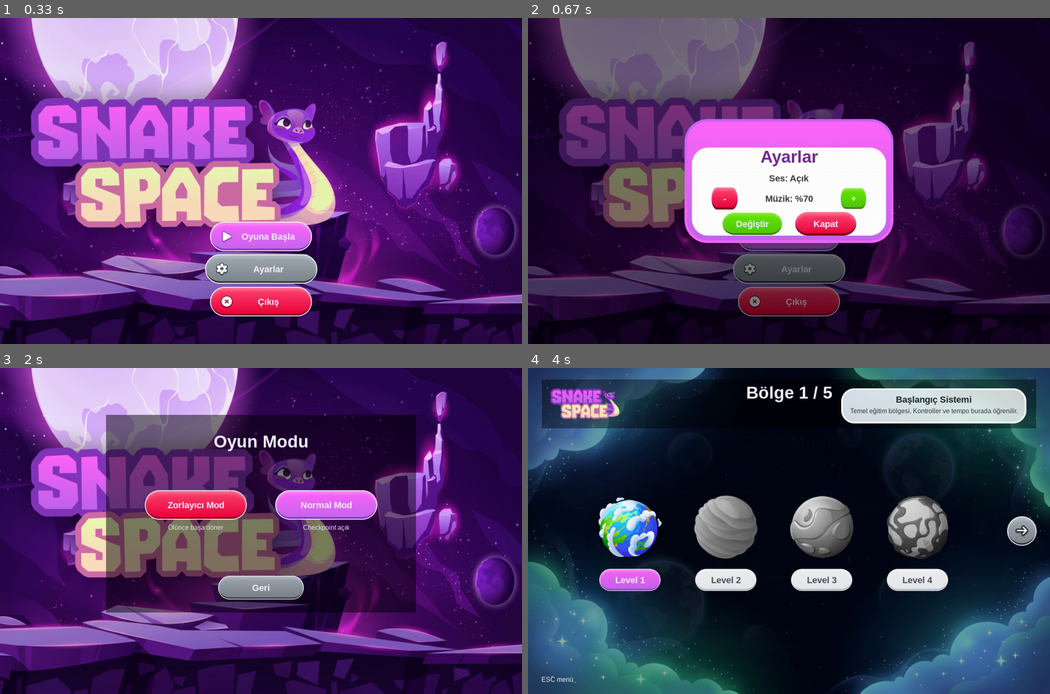
Above: before the commit, frames 1-4 (two rows, left to right).
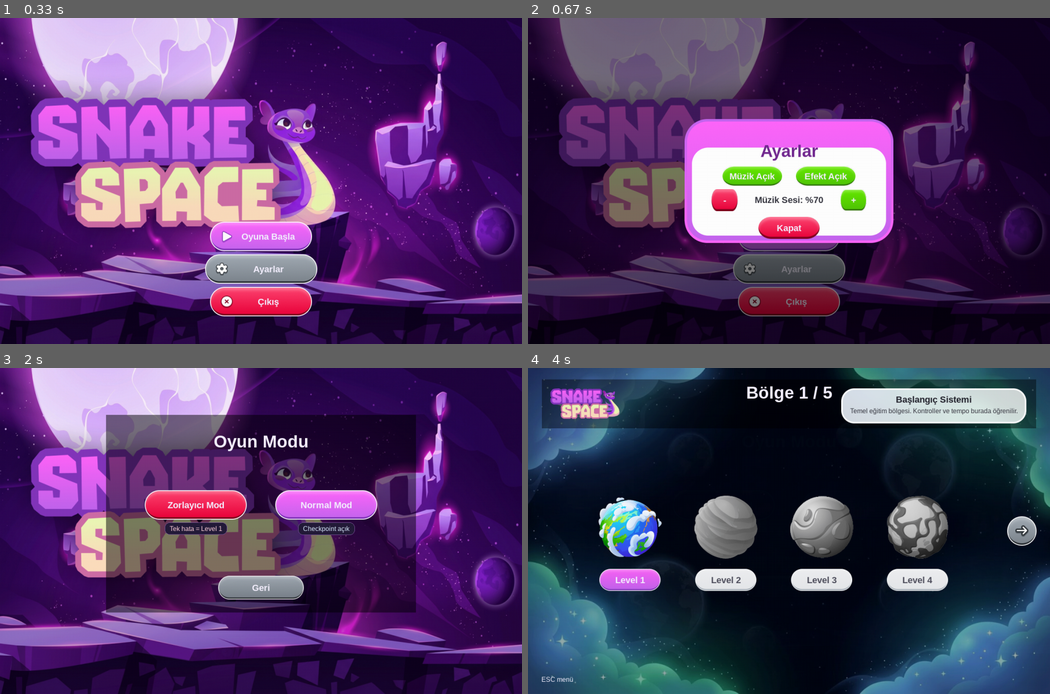
Above: after the commit, the same moments.

Repository: Orkunfbdev/Snake-Space-Pygame-Proje
Game: pygame game, started from main.py
Two runs of this game, one before a commit and one after it. Both use one fixed random seed, a clock stepped at 60 frames per second and the inputs below.
Inputs (mouse positions are in pixels of both pictures, inside the frame that each line leads up to):
- Up to frame 1 (0.33 s): no input
- Up to frame 2 (0.67 s): click "Ayarlar" at 0.38 s
- Up to frame 3 (2 s): click (297, 524) at 0.83 s; hold Esc 1.13-1.72 s; hold D 1.13-1.72 s; tap Enter at 1.75 s
- Up to frame 4 (4 s): move the mouse to (627, 482) at 2.52 s; click (627, 482) at 2.9 s; click (721, 504) at 3.8 s

Frame 1 is identical in both runs. In frame 2, 3.7% of the frame differs, in the area x 35-65%, y 38-68%; in frame 3, 0.7%; in frame 4, less than 0.1%.

Commit message:
Add pause menu and audio toggles

Diff:
--- a/KOD_ACIKLAMASI.txt
+++ b/KOD_ACIKLAMASI.txt
@@ -16,7 +16,7 @@
 
 oyun.py
 - Ana oyun sinifi buradadir.
-- Durum sistemi kullanilir: menu, mod_menu, ayarlar, cikis, level_menu, gecis, oyun, kazandin, kaybettin.
+- Durum sistemi kullanilir: menu, mod_menu, ayarlar, cikis, level_menu, gecis, oyun, pause, kazandin, kaybettin.
 - Oyuna baslarken normal mod veya zorlayici mod secilir.
 - Normal modda level baslangic puani checkpoint olarak tutulur; kaybedince ayni level bu puanla tekrar baslar.
 - Zorlayici modda oyun daha hizli ve daha engellidir; kaybedince puan ve acilan leveller sifirlanir.
@@ -26,6 +26,8 @@
 - Yilan kare sprite olarak degil, kalin yuvarlak pygame cizgileriyle tek parca gibi cizilir.
 - Menu muzigi ana ekranda surekli calar; oyun baslayinca 10 saniye sonra durur.
 - Oyun basladiktan sonra menu muzigi bir anda kesilmez, 2 saniyede yavasca kisilir.
+- ESC oyun icinde pause ekranini acar; pause suresi skor zamanindan sayilmaz.
+- Ayarlar ekraninda muzik ve efektler ayri acilip kapatilabilir.
 - Ayarlar ekranindaki - ve + tuslari menu muziginin ses seviyesini degistirir.
 - Level gecis animasyonu baslarken gecis sesi bir kez calar; animasyon suresi bu sese gore ayarlanir.
 - Kaybedince game over sesi bir kez calar.
--- a/NASIL_CALISTIRILIR.txt
+++ b/NASIL_CALISTIRILIR.txt
@@ -9,7 +9,12 @@
 Kontroller:
 W A S D veya ok tuslari: yon degistir
 R: leveli yeniden baslat
-ESC: level menuye don
+ESC: oyunu duraklat
+
+Pause menusu:
+Devam Et: oyuna geri don
+Ayarlar: muzik ve efekt ayarlarini ac
+Lobiye Don: level menusu ekranina don
 
 Level menu:
 Sag ok tusu veya ekrandaki ok: sonraki bolge
--- a/oyun.py
+++ b/oyun.py
@@ -47,8 +47,11 @@
         self.level_puan_baslangic = 0
         self.rekor = 0
         self.ses_acik = True
+        self.efekt_acik = True
         self.muzik_ses = 0.70
         self.kazandi = False
+        self.ayarlar_donus = "menu"
+        self.pause_zamani = 0
         self.gecis_basla = 0
         self.gecis_level = 1
         self.gecis_puan = None
@@ -104,16 +107,30 @@
 
     def kaybetme_sesi_cal(self):
         self.menu_muzigi_durdur()
-        if self.ses_acik and self.ses_hazir and self.game_over_sesi:
+        if self.efekt_acik and self.ses_hazir and self.game_over_sesi:
             self.game_over_sesi.play()
 
     def level_gecis_sesi_cal(self):
-        if self.ses_acik and self.ses_hazir and self.level_gecis_sesi:
+        if self.efekt_acik and self.ses_hazir and self.level_gecis_sesi:
             self.level_gecis_sesi.stop()
             self.level_gecis_sesi.set_volume(1)
             if self.menu_caliyor:
                 pygame.mixer.music.set_volume(self.muzik_ses * 0.35)
             self.level_gecis_sesi.play()
+
+    def pause_baslat(self):
+        if self.durum == "oyun":
+            self.pause_zamani = time.time()
+            self.durum = "pause"
+
+    def pause_bitir(self):
+        if self.pause_zamani:
+            gecen = time.time() - self.pause_zamani
+            self.baslama += gecen
+            if self.elma_yeri:
+                self.elma_zamani += gecen
+        self.pause_zamani = 0
+        self.durum = "oyun"
 
     def muzik_sesi_degistir(self, miktar):
         self.muzik_ses = max(0, min(1, round(self.muzik_ses + miktar, 2)))
@@ -281,18 +298,30 @@
                 self.sonraki = yonler[tus]
                 return True
             if tus == pygame.K_ESCAPE:
-                self.durum = "level_menu"
-                self.menu_muzigi_baslat()
+                self.pause_baslat()
                 return True
             if tus == pygame.K_r:
                 self.level_baslat(self.level, self.level_puan_baslangic)
+                return True
+        if self.durum == "pause":
+            if tus in (pygame.K_ESCAPE, pygame.K_RETURN, pygame.K_SPACE):
+                self.pause_bitir()
+                return True
+            if tus == pygame.K_a:
+                self.ayarlar_donus = "pause"
+                self.durum = "ayarlar"
+                return True
+            if tus == pygame.K_l:
+                self.durum = "level_menu"
+                self.menu_muzigi_baslat()
                 return True
         if self.durum in ("kazandin", "kaybettin") and tus in (pygame.K_RETURN, pygame.K_SPACE, pygame.K_r):
             self.sonuc_devam()
             return True
         if tus == pygame.K_ESCAPE and self.durum in ("ayarlar", "cikis"):
-            self.durum = "menu"
-            self.menu_muzigi_baslat()
+            self.durum = self.ayarlar_donus if self.durum == "ayarlar" else "menu"
+            if self.durum == "menu":
+                self.menu_muzigi_baslat()
             return True
         return False
 
@@ -302,6 +331,7 @@
                 self.durum = "mod_menu"
                 self.menu_muzigi_baslat()
             elif self.settings_rect.collidepoint(pos):
+                self.ayarlar_donus = "menu"
                 self.durum = "ayarlar"
             elif self.exit_rect.collidepoint(pos):
                 self.durum = "cikis"
@@ -327,13 +357,21 @@
                     self.gecis_baslat(level, puan)
                     return True
         if self.durum == "ayarlar":
-            if self.settings_save.collidepoint(pos):
+            if self.music_toggle.collidepoint(pos):
                 self.ses_acik = not self.ses_acik
                 if self.ses_acik:
                     self.menu_muzigi_baslat()
                 else:
                     self.menu_muzigi_durdur()
                 return True
+            if self.effects_toggle.collidepoint(pos):
+                self.efekt_acik = not self.efekt_acik
+                if not self.efekt_acik:
+                    if self.game_over_sesi:
+                        self.game_over_sesi.stop()
+                    if self.level_gecis_sesi:
+                        self.level_gecis_sesi.stop()
+                return True
             if self.volume_down.collidepoint(pos):
                 self.muzik_sesi_degistir(-0.10)
                 return True
@@ -341,7 +379,20 @@
                 self.muzik_sesi_degistir(0.10)
                 return True
             if self.settings_close.collidepoint(pos):
-                self.durum = "menu"
+                self.durum = self.ayarlar_donus
+                if self.durum == "menu":
+                    self.menu_muzigi_baslat()
+                return True
+        if self.durum == "pause":
+            if self.pause_resume_rect.collidepoint(pos):
+                self.pause_bitir()
+                return True
+            if self.pause_settings_rect.collidepoint(pos):
+                self.ayarlar_donus = "pause"
+                self.durum = "ayarlar"
+                return True
+            if self.pause_lobby_rect.collidepoint(pos):
+                self.durum = "level_menu"
                 self.menu_muzigi_baslat()
                 return True
         if self.durum == "cikis":
@@ -432,8 +483,14 @@
             self.gecis_ciz()
         elif self.durum == "oyun":
             self.oyun_ciz()
+        elif self.durum == "pause":
+            self.oyun_ciz()
+            self.pause_ciz()
         elif self.durum == "ayarlar":
-            self.menu_ciz()
+            if self.ayarlar_donus == "pause":
+                self.oyun_ciz()
+            else:
+                self.menu_ciz()
             self.ayarlar_ciz()
         elif self.durum == "cikis":
             self.menu_ciz()
@@ -460,8 +517,8 @@
         self.mode_back_rect = pygame.Rect(W // 2 - 105, 510, 210, 58)
         self.buton_resimli(self.hard_mode_rect, ("Main Menu", "btn_bg_red.png"), None, "Zorlayıcı Mod")
         self.buton_resimli(self.normal_mode_rect, ("Main Menu", "btn_bg_pink.png"), None, "Normal Mod")
-        self.yazi("Ölünce başa döner", self.kucuk, (230, 230, 240), self.hard_mode_rect.move(0, 55).center)
-        self.yazi("Checkpoint açık", self.kucuk, (230, 230, 240), self.normal_mode_rect.move(0, 55).center)
+        self.rozet_yazi("Tek hata = Level 1", self.hard_mode_rect.move(0, 58).center, (255, 210, 220))
+        self.rozet_yazi("Checkpoint açık", self.normal_mode_rect.move(0, 58).center, (220, 235, 255))
         self.buton_resimli(self.mode_back_rect, ("Main Menu", "btn_bg_gray.png"), None, "Geri")
 
     def level_menu_ciz(self):
@@ -536,7 +593,7 @@
             self.ekran.blit(self.a.global_(ikon, (30, 30)), (x + 16, 58))
             self.yazi(metin, self.kucuk, BEYAZ, (x + 106, 73))
         self.ekran.blit(self.a.global_("ui_keycap_esc.png"), (ALAN.x + 375, ALAN.bottom + 15))
-        self.yazi("Menü", self.kucuk, BEYAZ, (ALAN.x + 455, ALAN.bottom + 31))
+        self.yazi("Pause", self.kucuk, BEYAZ, (ALAN.x + 455, ALAN.bottom + 31))
         self.ekran.blit(self.a.global_("ui_keycap_r.png"), (ALAN.x + 530, ALAN.bottom + 15))
         self.yazi("Yeniden", self.kucuk, BEYAZ, (ALAN.x + 610, ALAN.bottom + 31))
 
@@ -579,21 +636,37 @@
         yazi = "Sonraki" if klasor == "Won" else "Tekrar"
         self.buton_resimli(self.result_action, ("Levels", klasor, btn), None, yazi)
 
+    def pause_ciz(self):
+        self.kutu((0, 0, W, H), 130)
+        modal = self.a.al("Settings", "ui_modal_bg.png")
+        r = modal.get_rect(center=(W // 2, H // 2))
+        self.ekran.blit(modal, r)
+        self.yazi("Duraklatıldı", self.buyuk, (115, 42, 145), (W // 2, r.y + 82))
+        self.pause_resume_rect = pygame.Rect(W // 2 - 120, r.y + 122, 240, 52)
+        self.pause_settings_rect = pygame.Rect(W // 2 - 120, r.y + 180, 240, 52)
+        self.pause_lobby_rect = pygame.Rect(W // 2 - 120, r.y + 238, 240, 52)
+        self.buton_resimli(self.pause_resume_rect, ("Main Menu", "btn_bg_pink.png"), None, "Devam Et")
+        self.buton_resimli(self.pause_settings_rect, ("Main Menu", "btn_bg_gray.png"), None, "Ayarlar")
+        self.buton_resimli(self.pause_lobby_rect, ("Main Menu", "btn_bg_red.png"), None, "Lobiye Dön")
+
     def ayarlar_ciz(self):
         self.kutu((0, 0, W, H), 130)
         modal = self.a.al("Settings", "ui_modal_bg.png")
         r = modal.get_rect(center=(W // 2, H // 2))
         self.ekran.blit(modal, r)
-        self.yazi("Ayarlar", self.buyuk, (115, 42, 145), (W // 2, r.y + 92))
-        self.yazi(f"Ses: {'Açık' if self.ses_acik else 'Kapalı'}", self.font, (55, 55, 65), (W // 2, r.y + 145))
-        self.yazi(f"Müzik: %{int(self.muzik_ses * 100)}", self.font, (55, 55, 65), (W // 2, r.y + 195))
-        self.volume_down = pygame.Rect(W // 2 - 190, r.y + 168, 64, 54)
-        self.volume_up = pygame.Rect(W // 2 + 126, r.y + 168, 64, 54)
-        self.settings_save = pygame.Rect(W // 2 - 165, r.bottom - 76, 150, 58)
-        self.settings_close = pygame.Rect(W // 2 + 15, r.bottom - 76, 150, 58)
+        self.yazi("Ayarlar", self.buyuk, (115, 42, 145), (W // 2, r.y + 78))
+        self.music_toggle = pygame.Rect(W // 2 - 165, r.y + 115, 150, 50)
+        self.effects_toggle = pygame.Rect(W // 2 + 15, r.y + 115, 150, 50)
+        self.yazi(f"Müzik Sesi: %{int(self.muzik_ses * 100)}", self.font, (55, 55, 65), (W // 2, r.y + 198))
+        self.volume_down = pygame.Rect(W // 2 - 190, r.y + 172, 64, 54)
+        self.volume_up = pygame.Rect(W // 2 + 126, r.y + 172, 64, 54)
+        self.settings_close = pygame.Rect(W // 2 - 75, r.bottom - 64, 150, 54)
+        self.buton_resimli(self.music_toggle, ("Settings", "btn_bg_green.png" if self.ses_acik else "btn_bg_red.png"),
+                           None, f"Müzik {'Açık' if self.ses_acik else 'Kapalı'}")
+        self.buton_resimli(self.effects_toggle, ("Settings", "btn_bg_green.png" if self.efekt_acik else "btn_bg_red.png"),
+                           None, f"Efekt {'Açık' if self.efekt_acik else 'Kapalı'}")
         self.buton_resimli(self.volume_down, ("Settings", "btn_bg_red.png"), None, "-")
         self.buton_resimli(self.volume_up, ("Settings", "btn_bg_green.png"), None, "+")
-        self.buton_resimli(self.settings_save, ("Settings", "btn_bg_green.png"), None, "Değiştir")
         self.buton_resimli(self.settings_close, ("Settings", "btn_bg_red.png"), None, "Kapat")
 
     def cikis_ciz(self):
@@ -620,6 +693,13 @@
         s = pygame.Surface((rect[2], rect[3]), pygame.SRCALPHA)
         s.fill((0, 0, 0, alpha))
         self.ekran.blit(s, rect[:2])
+
+    def rozet_yazi(self, metin, merkez, renk):
+        img = self.kucuk.render(metin, True, renk)
+        r = img.get_rect(center=merkez).inflate(24, 12)
+        pygame.draw.rect(self.ekran, (36, 28, 58), r, border_radius=12)
+        pygame.draw.rect(self.ekran, (125, 88, 160), r, 1, border_radius=12)
+        self.ekran.blit(img, img.get_rect(center=merkez))
 
     def yazi(self, metin, font, renk, merkez):
         img = font.render(metin, True, renk)
Not shown, changed: README.txt
Not shown, changed: SnakeSpace.exe
